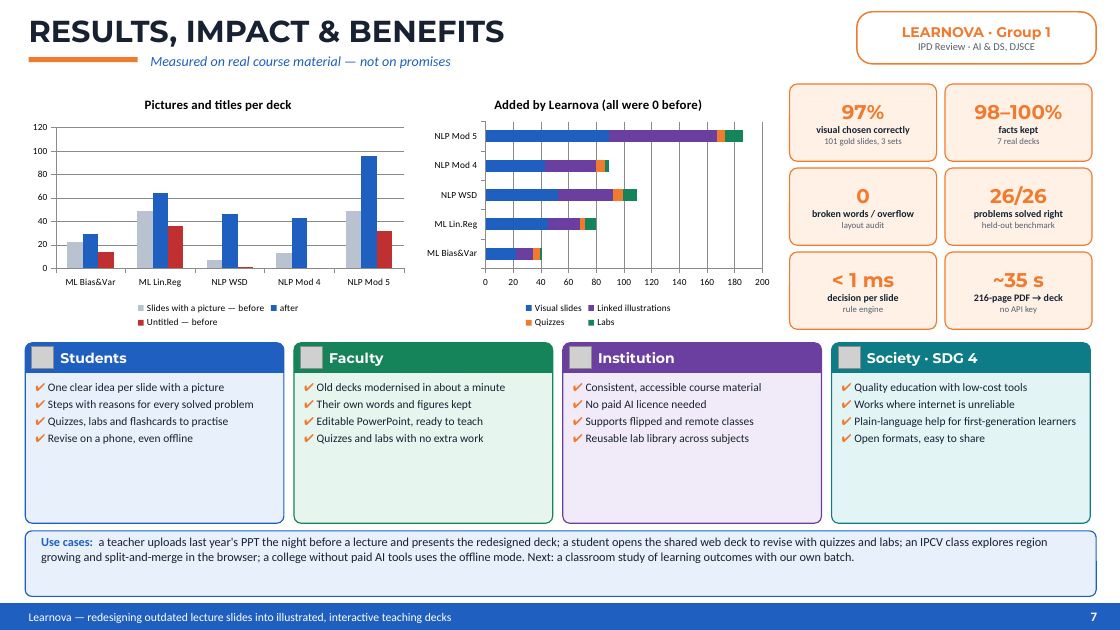
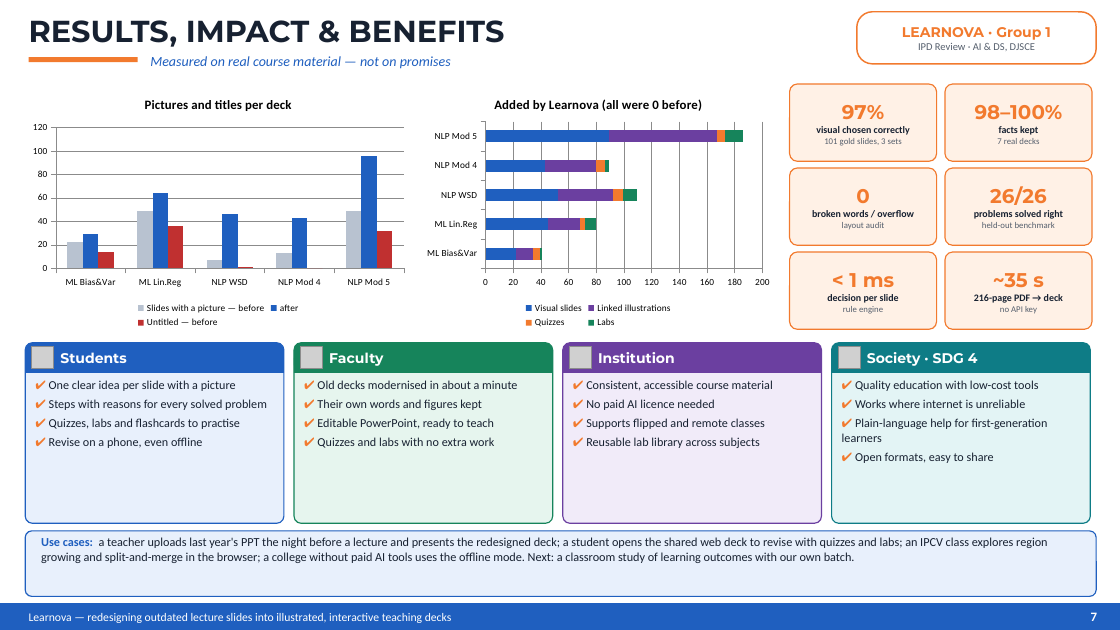
Before and after one commit to SDP42/LearnovaV2, a slide deck: slide 7 of docs/review/Learnova_Review.pptx. Drawn at 1120x630 pixels with LibreOffice and Linux fonts; fonts in the diff are those of the drawing; grey boxes stand for pictures. Boxes give left, top, right and bottom in pixels: in the first picture for what was removed or moved away, otherwise in the second. Text is boxed around its words. In the diff, an @@ line names an element or a change of style, - is before the commit and + after.

Commit message:
Review deck: architecture as a five-column arrow flow with deployment row, method strip and technology badges; fuller benefits and references; paper data script (PSF before/after, CLASS vs even split, figures)

```diff
--- a/docs/review/Learnova_Review.pptx
+++ b/docs/review/Learnova_Review.pptx
@@ size 9.8 to 10.4 pt; more space between paragraphs in 4 elements at [49,380,267,448], [317,380,517,448], [586,380,773,448], [842,380,1048,463] @@
```
Also in this commit, not shown: 2 other slides changed, 8 other files.
